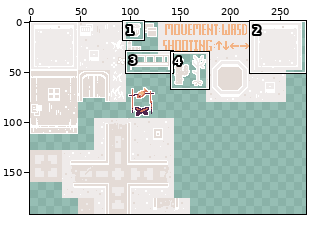
Two versions of one sprite sheet, public/assets/tilesets/tileset.png. Above, an overview of the earlier version with the close-up marked.
Close-up. As it was:
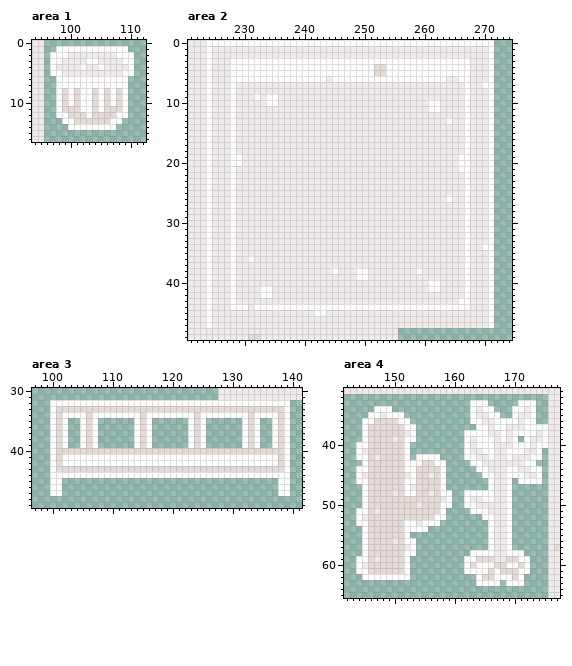
The file is 320x192 pixels. Shown: area 1: x 94..112, y 0..16; area 2: x 221..274, y 0..49; area 3: x 97..141, y 30..49; area 4: x 142..177, y 31..65. The wide view leaves out empty margins. The commit also changed other parts of the picture, which this record leaves out.
New version:
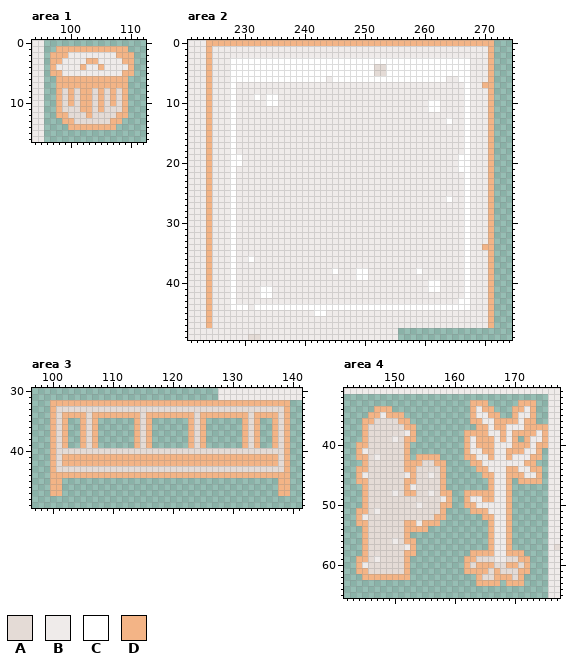
Palette (. is transparent): A #e4dbd6  B #efebea  C #ffffff  D #f3b486
The edit:
Changed rows in their new state; - is an unchanged pixel.
Area 1:
first column x 97:
 1 -DDDDDDDDDDDD-
 2 DDD--------DDD
 3 DD----DD----DD
 4 D----D--D----D
 5 DD----------DD
 6 -DDDDDDDDDDDD-
 7 -DDDDDDDDDDDD-
 8 -D-D-DD-D-D-D-
 9 -D-D-DD-D-D-D-
10 -D-D-DD-D-D-D-
11 -D---DD-D---D-
12 -DD---D----DD-
13 --DD------DD--
14 ---DDDDDDDD---
Area 2:
first column x 224:
 0 DDDDDDDDDDDDDDDDDDDDDDDDDDDDDDDDDDDDDDDDDDDDDDDD
 1 D----------------------------------------------D
 2 D----------------------------------------------D
 3 D----------------------------------------------D
 4 D----------------------------------------------D
 5 D----------------------------------------------D
 6 D----------------------------------------------D
 7 D---------------------------------------------DD
 8 D----------------------------------------------D
 9 D----------------------------------------------D
10 D----------------------------------------------D
11 D----------------------------------------------D
12 D----------------------------------------------D
13 D----------------------------------------------D
14 D----------------------------------------------D
15 D----------------------------------------------D
16 D----------------------------------------------D
17 D----------------------------------------------D
18 D----------------------------------------------D
19 D----------------------------------------------D
20 D----------------------------------------------D
21 D----------------------------------------------D
22 D----------------------------------------------D
23 D----------------------------------------------D
24 D----------------------------------------------D
25 D----------------------------------------------D
26 D----------------------------------------------D
27 D----------------------------------------------D
28 D----------------------------------------------D
29 D----------------------------------------------D
30 D----------------------------------------------D
31 D----------------------------------------------D
32 D----------------------------------------------D
33 D----------------------------------------------D
34 D---------------------------------------------DD
35 D----------------------------------------------D
36 D----------------------------------------------D
37 D----------------------------------------------D
38 D----------------------------------------------D
39 D----------------------------------------------D
40 D----------------------------------------------D
41 D----------------------------------------------D
42 D----------------------------------------------D
43 D----------------------------------------------D
44 D----------------------------------------------D
45 D----------------------------------------------D
46 D----------------------------------------------D
47 D----------------------------------------------D
Area 3:
first column x 100:
32 DDDDDDDDDDDDDDDDDDDDDDDDDDDDDDDDDDDDDDDD
33 D--------------------------------------D
34 D-DDDD-DDDDDDDD-DDDDDDDD-DDDDDDDD-DDDD-D
35 D-D--D-D------D-D------D-D------D-D--D-D
36 D-D--D-D------D-D------D-D------D-D--D-D
37 D-D--D-D------D-D------D-D------D-D--D-D
38 D-D--D-D------D-D------D-D------D-D--D-D
39 D-D--D-D------D-D------D-D------D-D--D-D
40 D--------------------------------------D
41 D-DDDDDDDDDDDDDDDDDDDDDDDDDDDDDDDDDDDD-D
42 D-DDDDDDDDDDDDDDDDDDDDDDDDDDDDDDDDDDDD-D
43 D--------------------------------------D
44 DDDDDDDDDDDDDDDDDDDDDDDDDDDDDDDDDDDDDDDD
45 DD------------------------------------DD
46 DD------------------------------------DD
47 DD------------------------------------DD
Area 4:
first column x 144:
33 -------------------DDD-----DDD--
34 ---DDD-------------D-DD---DD-D--
35 --DD-DDD-----------D--DD--D--D--
36 -DD----DD----------DD--DDDD-DD--
37 -D------DD----------DD-DD---DDDD
38 -D-------D--------DDDD--D-DDDD-D
39 -D------DD--------D-DDD-D-D-D--D
40 DD------D---------D-DDD---DDD-DD
41 D-------D---------D--DD--DDD--D-
42 DD------D-DDDD----DD--D--D---DD-
43 -D------DDD--DD----DD-------DD--
44 DD------DD----D-----DD---DD--DD-
45 D--------D----D------DD--DDD--D-
46 DD------DD----D-------D--D-DDDD-
47 -D------D-----D-------D--D------
48 -D------DD----DD--DDDDD--D------
49 -D-------------D--D--DD--D------
50 -D------------DD--DD-----D------
51 DD------------D----DDD---D------
52 D------------DD------DD--D------
53 DD------DD-DDD--------D--D------
54 -D------DDDD----------D--D------
55 -D------D-------------D--D------
56 -D------DD------------D--D------
57 -D-------D------------D--D------
58 -D------DD---------DDDD--DDD----
59 DD------D---------DD-------DD---
60 D-------D---------D-DDD--DD-D---
61 DD------D---------DDDD-D---DD---
62 -DDDDDDDD-----------D--DDD-D----
63 --------------------DDDD-DDD----
Boxes around the changes in both close-ups, in picture pixels (x1, y1, x2, y2):
changed: (50, 46, 134, 130)
changed: (206, 40, 494, 328)
changed: (50, 400, 290, 496)
changed: (356, 400, 548, 586)
